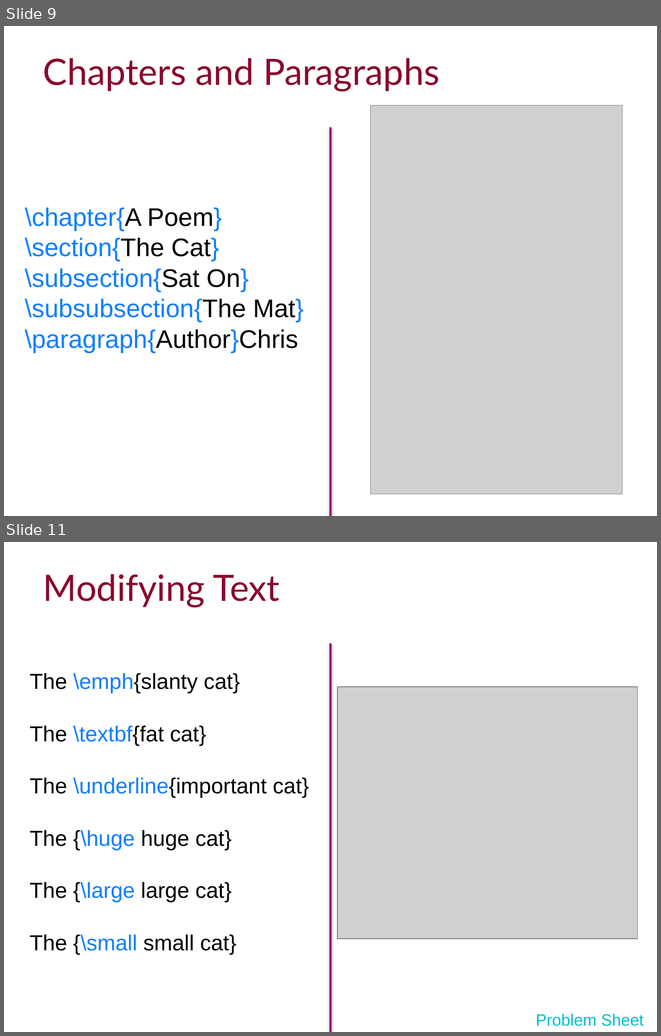
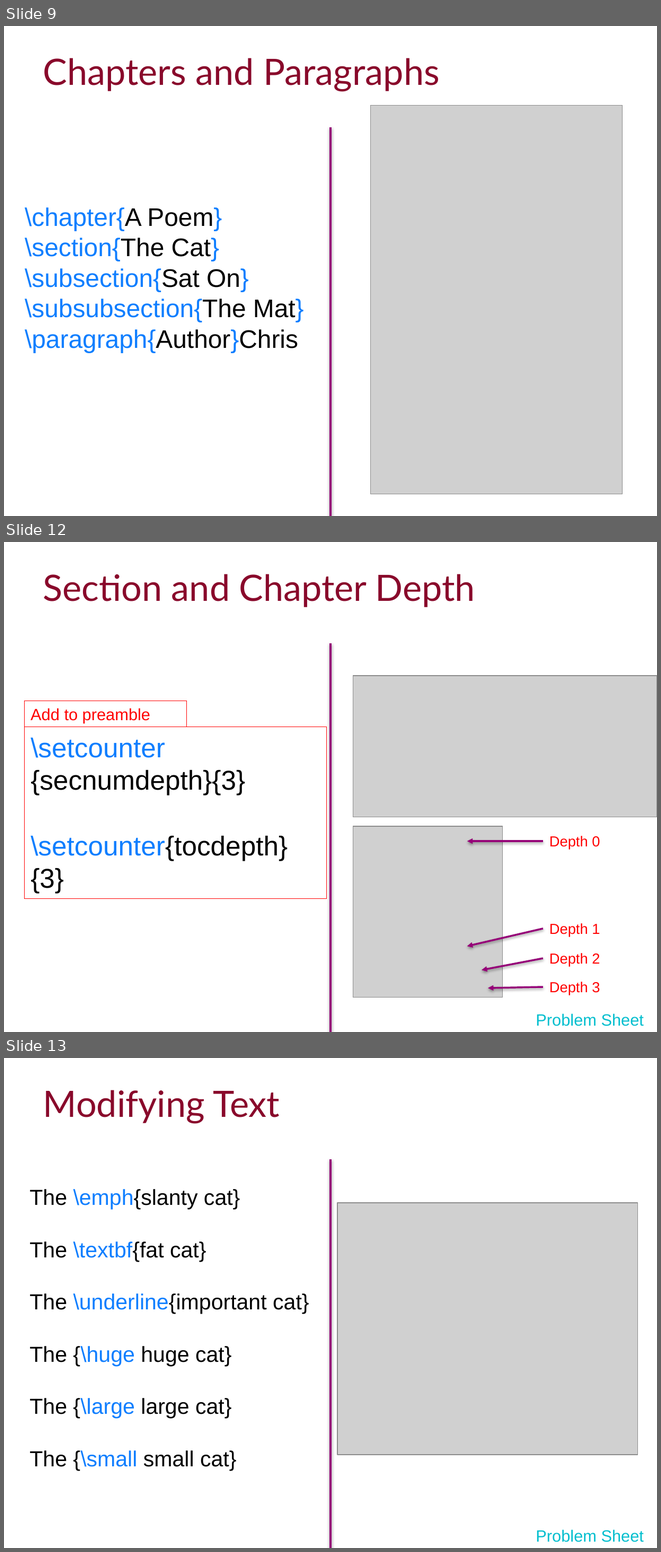
Before and after one commit to ImperialCollegeLondon/RCDS-introduction-to-latex, a slide deck: Intro to Latex Slides.pptx. Shown one above the other, each under a label of ours: slides 9 and 11 before the commit, slides 9, 12 and 13 after it; the slides between them are not shown. The pictures are 661x1036 and 661x1552 pixels, drawn with LibreOffice and Linux fonts; fonts in the diff are those of the drawing; grey boxes stand for pictures; background and template pictures are left out. Boxes give left, top, right and bottom in pixels: in the first picture for what was removed or moved away, otherwise in the second. Text is boxed around its words. In the diff, an @@ line names an element or a change of style, - is before the commit and + after.

Commit message:
Added secnumdepth

```diff
--- a/Intro to Latex Slides.pptx
+++ b/Intro to Latex Slides.pptx
@@ slide 12 added at [4, 542, 657, 1032], background #FFFFFF @@
@@ title added at [43, 574, 475, 607], 40 pt, text #89092B @@
+Section and Chapter Depth
@@ line added from (330, 643) to (330, 1032), #960078 2 pt @@
@@ picture added at [353, 675, 657, 817] @@
@@ rectangle added at [24, 700, 187, 727], outline #FF0000 0.75 pt, 18 pt, text #FF0000 @@
+Add to preamble
@@ rectangle added at [24, 727, 327, 899], outline #FF0000 0.75 pt, 30 pt, text #000000 @@
+\setcounter {secnumdepth}{3}
+\setcounter{tocdepth} {3}
@@ picture added at [353, 826, 502, 997] @@
@@ arrow added from (542, 841) to (467, 841), #960078 2 pt @@
@@ text added at [549, 836, 600, 849], 16 pt, text #FF0000 @@
+Depth 0
@@ text added at [549, 923, 600, 937], 16 pt, text #FF0000 @@
+Depth 1
@@ arrow added from (542, 928) to (467, 946), #960078 2 pt @@
@@ text added at [549, 953, 600, 967], 16 pt, text #FF0000 @@
+Depth 2
@@ arrow added from (542, 958) to (482, 970), #960078 2 pt @@
@@ arrow added from (542, 987) to (488, 988), #960078 2 pt @@
@@ text added at [549, 981, 600, 995], 16 pt, text #FF0000 @@
+Depth 3
@@ text added at [536, 1013, 644, 1026], 18 pt, text #00BECE @@
+Problem Sheet
@@ what was slide 11 is now slide 13 @@
```
Also in this commit, not shown: 2 slides changed, 1 other slide added.
